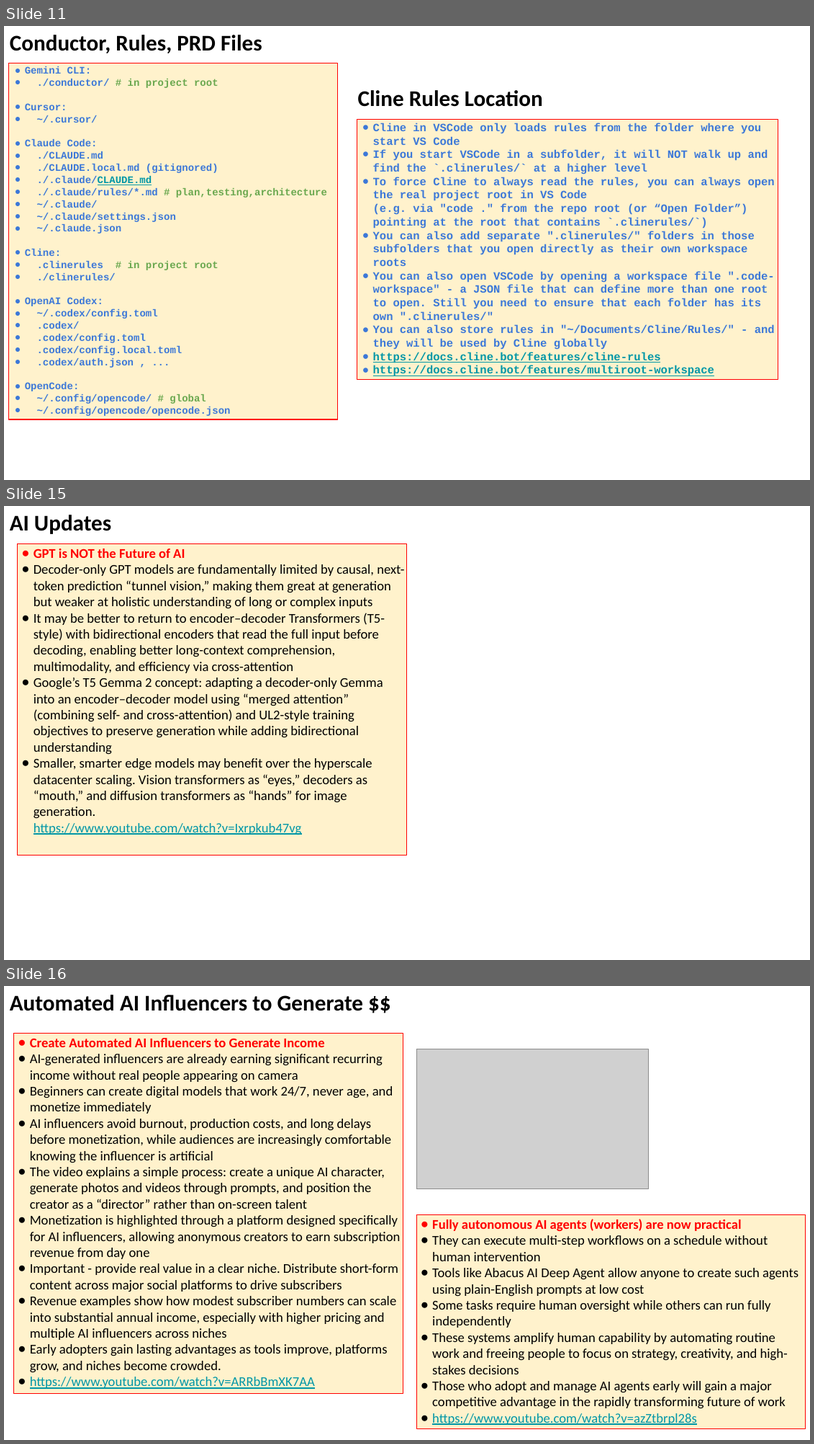
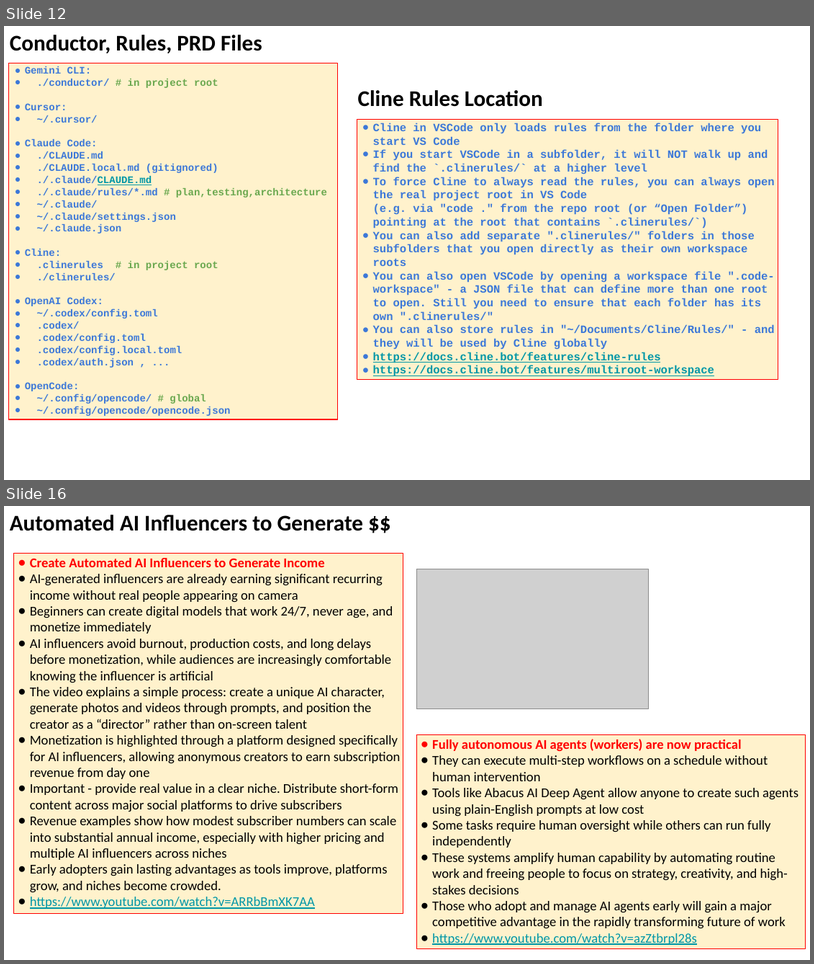
Before and after one commit to lselector/seminar, a slide deck: 2025/2025-12-26-AI-Updates.pptx. Shown one above the other, each under a label of ours: slides 11, 15 and 16 before the commit, slides 12 and 16 after it; the slides between them are not shown. The pictures are 814x1444 and 814x964 pixels, drawn with LibreOffice and Linux fonts; fonts in the diff are those of the drawing; grey boxes stand for pictures. Boxes give left, top, right and bottom in pixels: in the first picture for what was removed or moved away, otherwise in the second. Text is boxed around its words. In the diff, an @@ line names an element or a change of style, - is before the commit and + after.

```diff
--- a/2025/2025-12-26-AI-Updates.pptx
+++ b/2025/2025-12-26-AI-Updates.pptx
@@ slide 15 removed at bbox=[4, 506, 810, 960], background #FFFFFF @@
@@ text removed at bbox=[10, 515, 111, 534] @@
-AI Updates
@@ rectangle removed at bbox=[18, 544, 407, 855] @@
-● GPT is NOT the Future of AI
-● Decoder-only GPT models are fundamentally limited by causal, next-token prediction “tunnel vision,” making them great at generation but weaker at holistic understanding of long or complex inputs
-● It may be better to return to encoder–decoder Transformers (T5-style) with bidirectional encoders that read the full input before decoding, enabling better long-context comprehension, multimodality, and efficiency via cross-attention
-● Google’s T5 Gemma 2 concept: adapting a decoder-only Gemma into an encoder–decoder model using “merged attention” (combining self- and cross-attention) and UL2-style training objectives to preserve generation while adding bidirectional understanding
-● Smaller, smarter edge models may benefit over the hyperscale datacenter scaling. Vision transformers as “eyes,” decoders as “mouth,” and diffusion transformers as “hands” for image generation.
-  https://www.youtube.com/watch?v=Ixrpkub47vg
@@ what was slide 11 is now slide 12 @@
```
Also in this commit, not shown: 19 slides changed, 2 slides added, 1 other slide removed.
